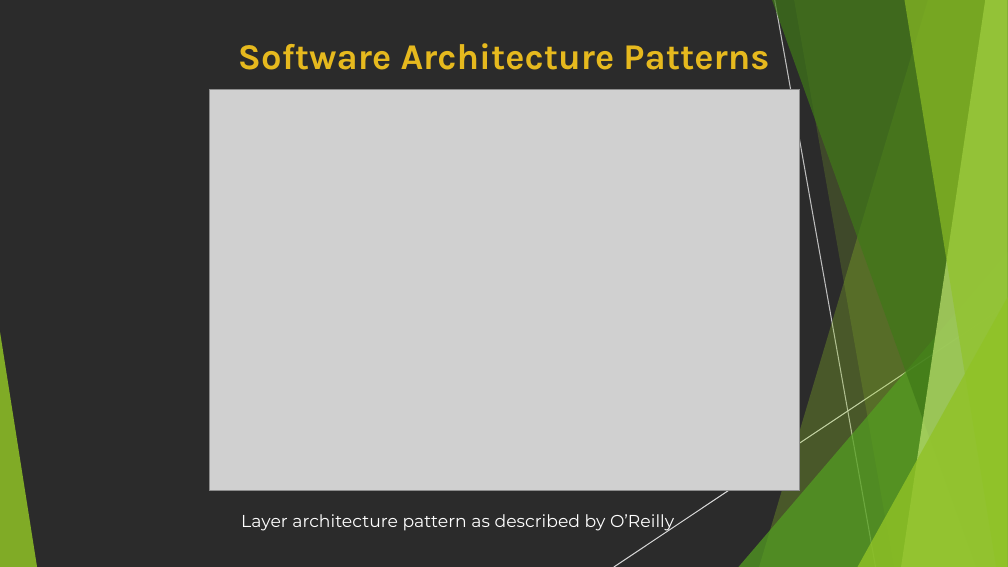
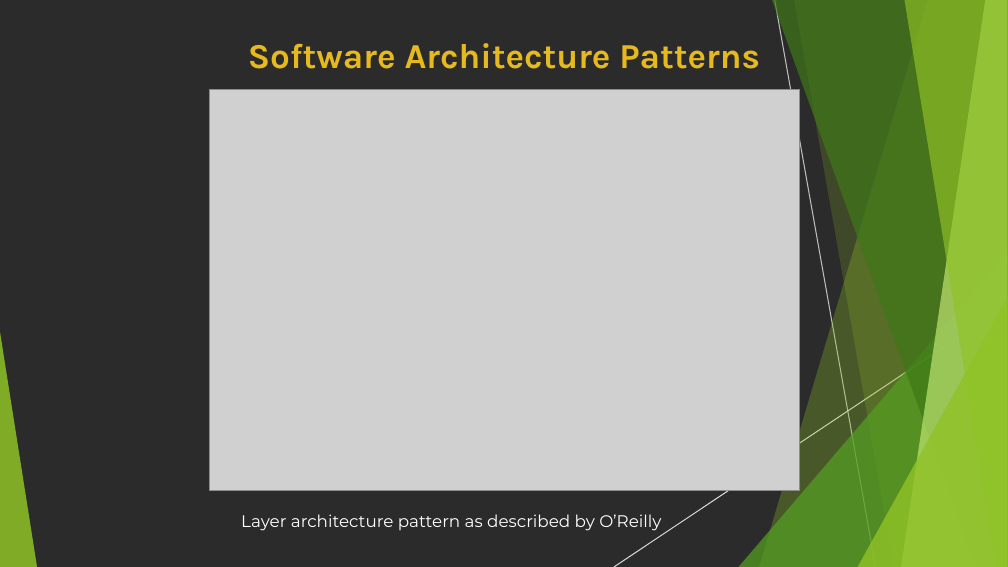
Before and after one commit to AssadMehmood/BackendNodeJS, a slide deck: slide 7 of Week2/Day1/ApproachestoWebDevelopment.pptx (slide 8 before the commit). Drawn at 1008x567 pixels with LibreOffice and Linux fonts; fonts in the diff are those of the drawing; grey boxes stand for pictures; background and template pictures are left out; a plain dark background stands for a picture behind light text. Boxes give left, top, right and bottom in pixels: in the first picture for what was removed or moved away, otherwise in the second. Text is boxed around its words. In the diff, an @@ line names an element or a change of style, - is before the commit and + after.

```diff
--- a/Week2/Day1/ApproachestoWebDevelopment.pptx
+++ b/Week2/Day1/ApproachestoWebDevelopment.pptx
@@ title "Software Architecture Patterns" at <box>248,43,760,69</box>: size 25.9 to 25 pt @@
@@ freeform shape at <box>759,0,1008,566</box>: outline redrawn @@
@@ text "Layer architecture pattern as described ..." at <box>241,514,661,531</box>: size 12.3 to 12 pt @@
```
Also in this commit, not shown: 11 other slides changed, 1 slide removed, 4 other files.
